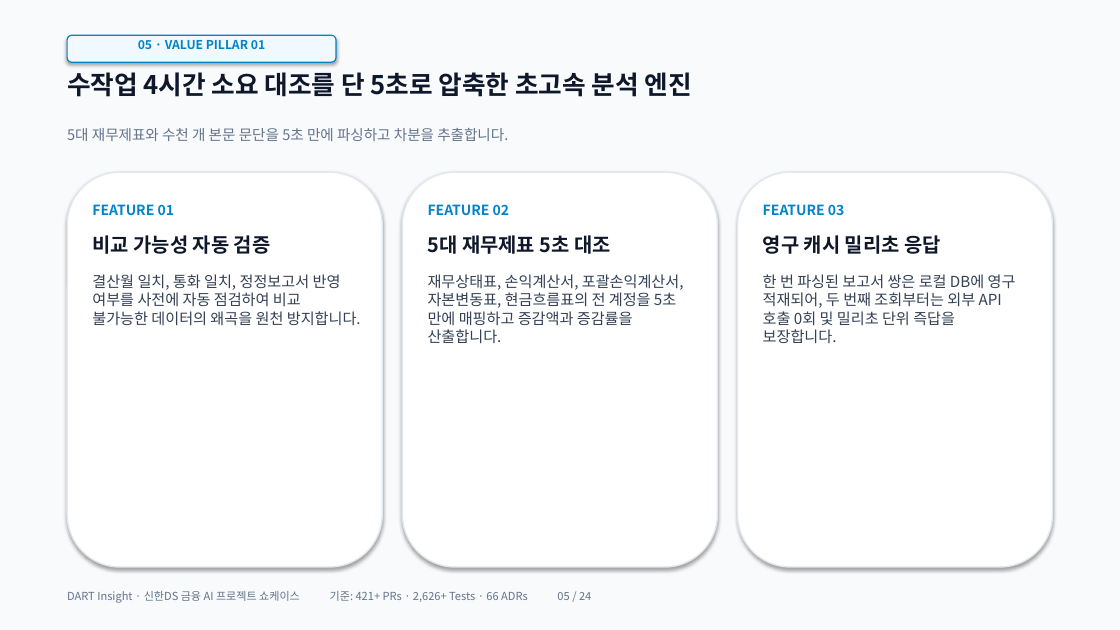
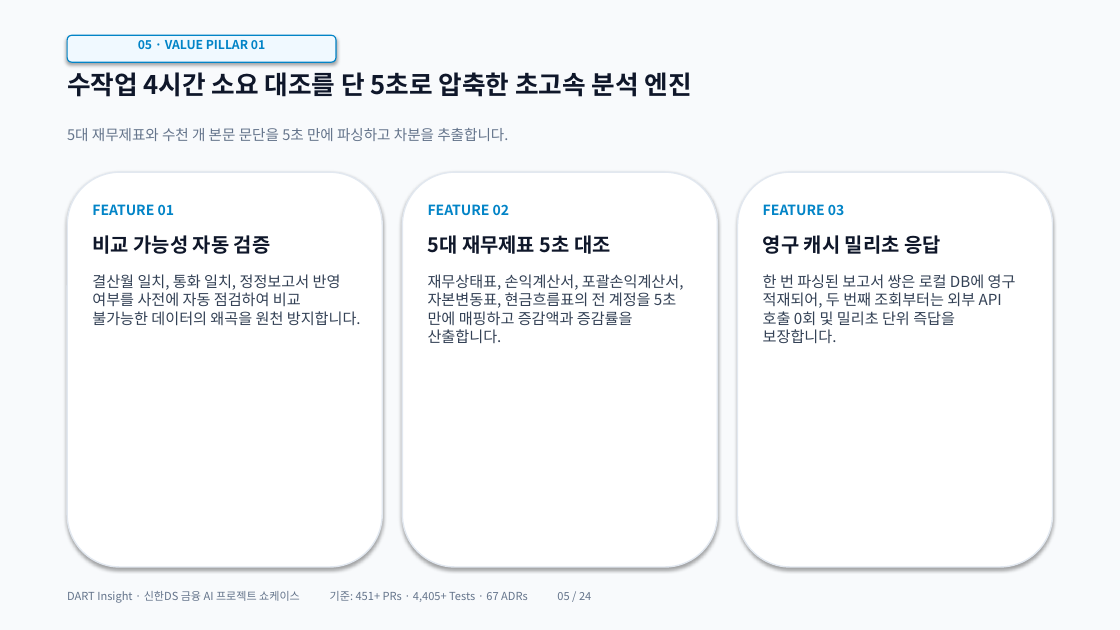
Before and after one commit to ShinhanDSProject/dart-insight, a slide deck: slide 5 of frontend/public/easter/DART_Insight_Presentation.pptx. Drawn at 1120x630 pixels with LibreOffice and Linux fonts; fonts in the diff are those of the drawing. Boxes give left, top, right and bottom in pixels: in the first picture for what was removed or moved away, otherwise in the second. Text is boxed around its words. In the diff, an @@ line names an element or a change of style, - is before the commit and + after.

```diff
--- a/frontend/public/easter/DART_Insight_Presentation.pptx
+++ b/frontend/public/easter/DART_Insight_Presentation.pptx
@@ text at (67, 591, 591, 603): text changed @@
-DART Insight · 신한DS 금융 AI 프로젝트 쇼케이스 기준: 421+ PRs · 2,626+ Tests · 66 ADRs 05 / 24
+DART Insight · 신한DS 금융 AI 프로젝트 쇼케이스 기준: 451+ PRs · 4,405+ Tests · 67 ADRs 05 / 24
```
Also in this commit, not shown: 23 other slides changed, 1 other file.
